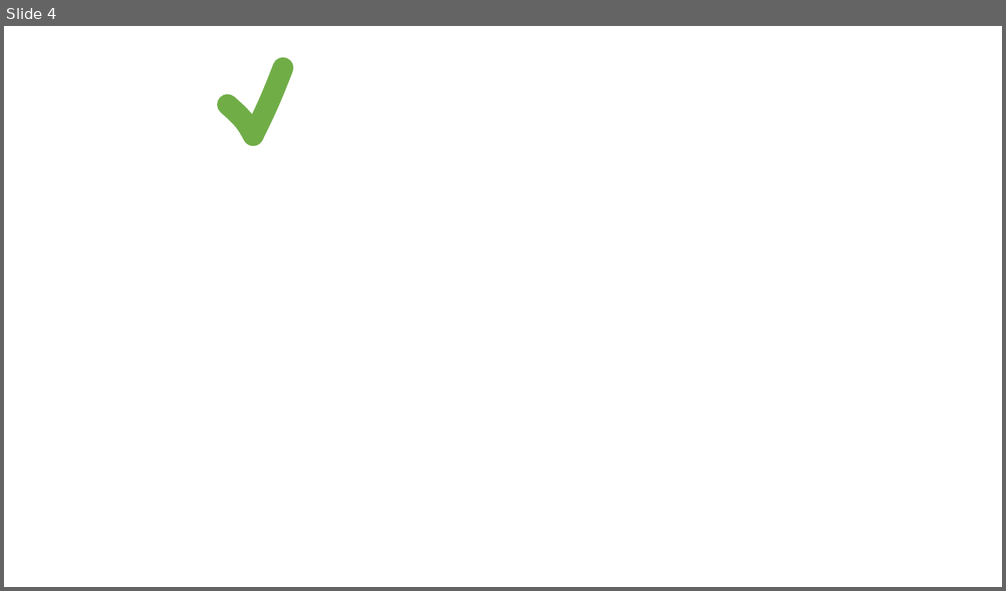
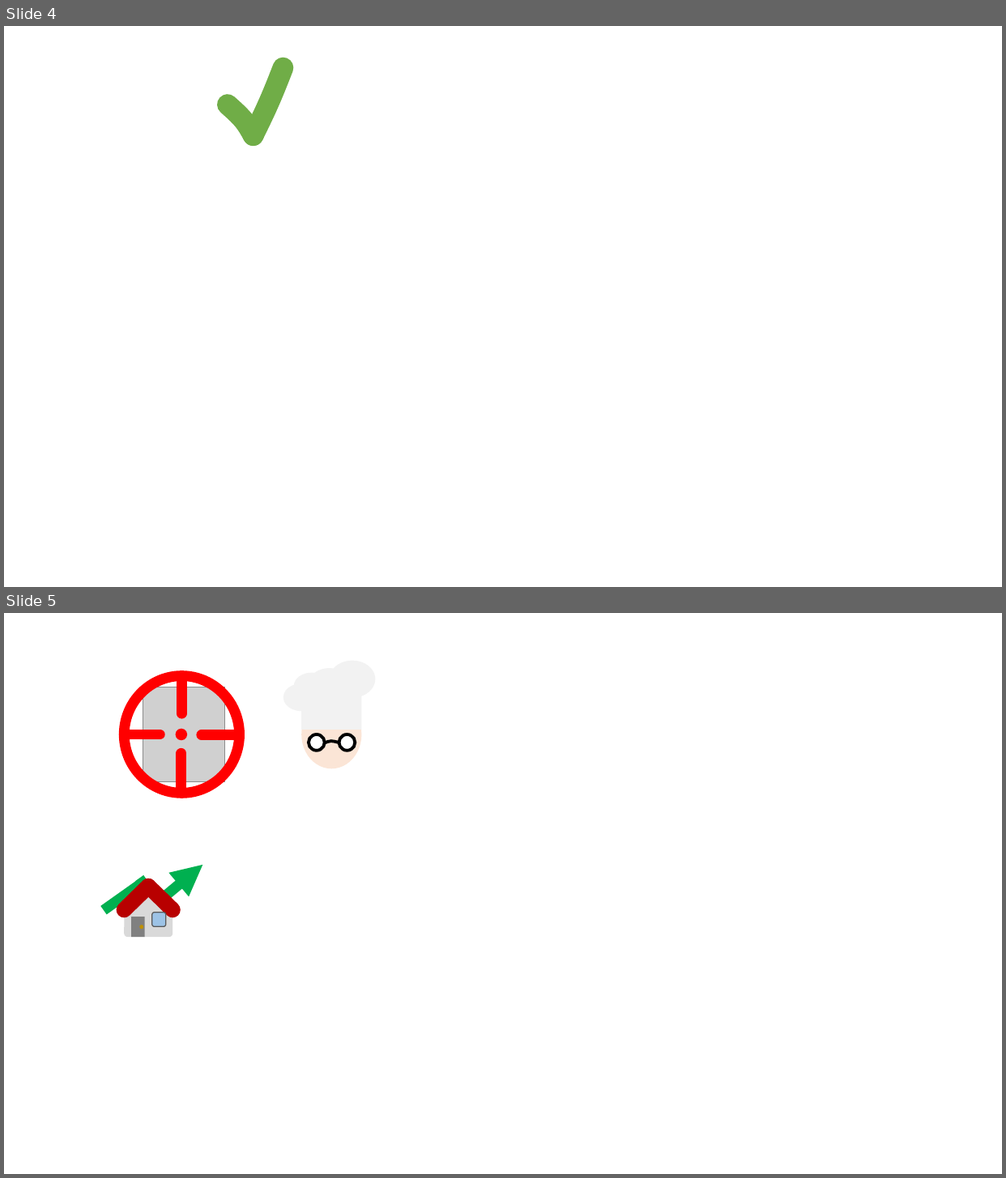
Before and after one commit to SNUGDC/CatDefense, a slide deck: UI Design.pptx. Shown one above the other, each under a label of ours: slide 4 before the commit, slides 4 and 5 after it. The pictures are 1006x591 and 1006x1178 pixels, drawn with LibreOffice and Linux fonts; fonts in the diff are those of the drawing; grey boxes stand for pictures. Boxes give left, top, right and bottom in pixels: in the first picture for what was removed or moved away, otherwise in the second. Text is boxed around its words. In the diff, an @@ line names an element or a change of style, - is before the commit and + after.

```diff
--- a/UI Design.pptx
+++ b/UI Design.pptx
@@ slide 5 added at box(4, 613, 1002, 1174), background #FFFFFF @@
@@ group added at box(124, 676, 239, 794): 4 lines, 2 ellipses, 1 picture @@
@@ group added at box(283, 661, 375, 769): 7 ellipses, 1 rectangle, 1 freeform shape @@
@@ group added at box(108, 865, 202, 937): 4 lines, 2 rounded rectangles, 1 arrow, 1 triangle, 1 rectangle, 1 ellipse @@
```
Also in this commit, not shown: 1 slide changed, 1 other slide added, 17 other files.
